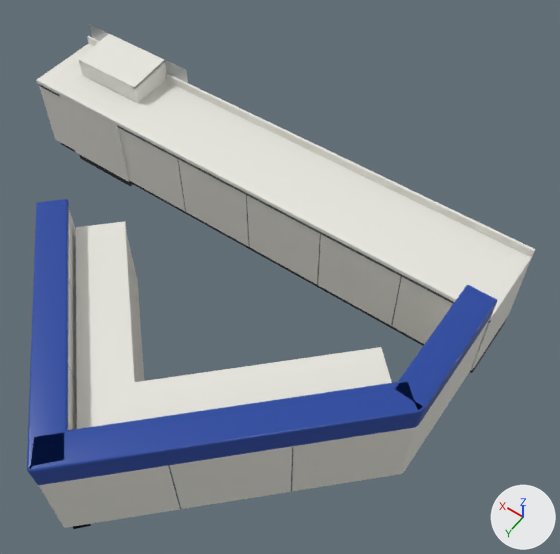
A saved change to the glTF model public/models/exit-return-counter-1990.glb.
Camera for both pictures: a 50 mm lens placed at (-9.85, 13.83, 18.06), pointed at (-2.53, 3.57, 1.95). The axes (+X, +Y, +Z) are drawn at lower right. The lights are the same throughout. The first picture is the older version. Vertices at exactly the same position are counted once.

Objects in the first picture: 'ExitReturnCounter'.
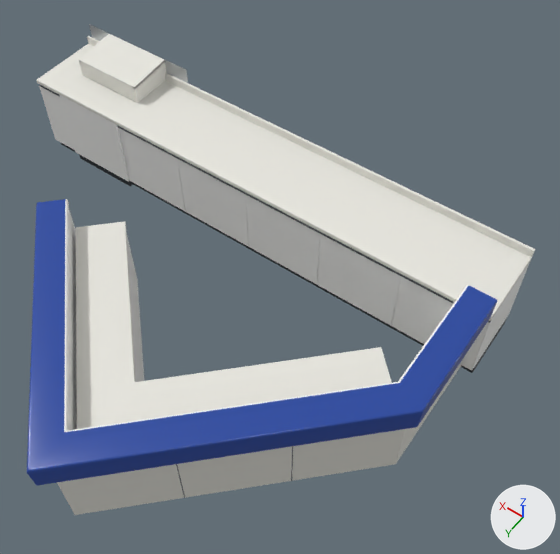
Edits to the bpy script that builds the scene:
```text
Add mat_counterinterior:
    mat_counterinterior = principled_material('CounterInterior')
    mat_counterinterior.base_color = (0.91, 0.91, 0.89)  # white #f5f5f2
    mat_counterinterior.roughness = 0.45
Change me_blue_customer_side_enclosure:
    used by ob_exitreturncounter; location = (0.0, 0.0, 0.0)
    remove me_blue_customer_side_enclosure.from_pydata(...)  # 2672 vertices, 5324 faces; spans x -7.8..7.8, y -0.2..11.5, z 0.0..3.5
    add me_blue_customer_side_enclosure.from_pydata(...)  # 3340 vertices, 6660 faces; spans x -7.8..7.8, y -0.2..11.5, z 0.0..3.5
    me_blue_customer_side_enclosure part 1: 189 vertices moved from x -7.8..3.2, y 2.2..11.4, z 0.0..3.5 to x -7.8..3.0, y 2.2..10.4, z 0.0..3.5; 719 vertices removed from x -7.7..3.2, y 2.2..11.4, z 0.0..3.5; 1387 vertices added at x -7.7..3.2, y 2.2..11.5, z 0.0..3.5
    me_blue_customer_side_enclosure part 2: 134 faces spanning x -7.8..7.8, y -0.2..10.3, z 0.3..3.4 switch from mat_counterbody (white #e6e5dd) to mat_counterinterior (white #f5f5f2)
    me_blue_customer_side_enclosure part 3: 87 faces spanning x -7.0..-0.4, y 2.2..10.4, z 3.4..3.5 switch from mat_countertop (blue #2448a2) to mat_counterinterior (white #f5f5f2)
```

Pixel boxes (x1, y1, x2, y2) of what changed, in the pictures (560 x 554 px; the box of a moved part takes in the faces that stretch with it):
'ExitReturnCounter', reshaped
    before: (27, 24, 535, 529)
    after: (27, 24, 535, 515)
part 1 of me_blue_customer_side_enclosure, moved or reshaped
    before: (27, 199, 497, 529)
    after: (27, 199, 497, 515)
part 2 of me_blue_customer_side_enclosure, recoloured
    both: (39, 86, 489, 371)
part 3 of me_blue_customer_side_enclosure, recoloured
    before: (287, 385, 379, 399)
    after: (66, 341, 286, 431)
